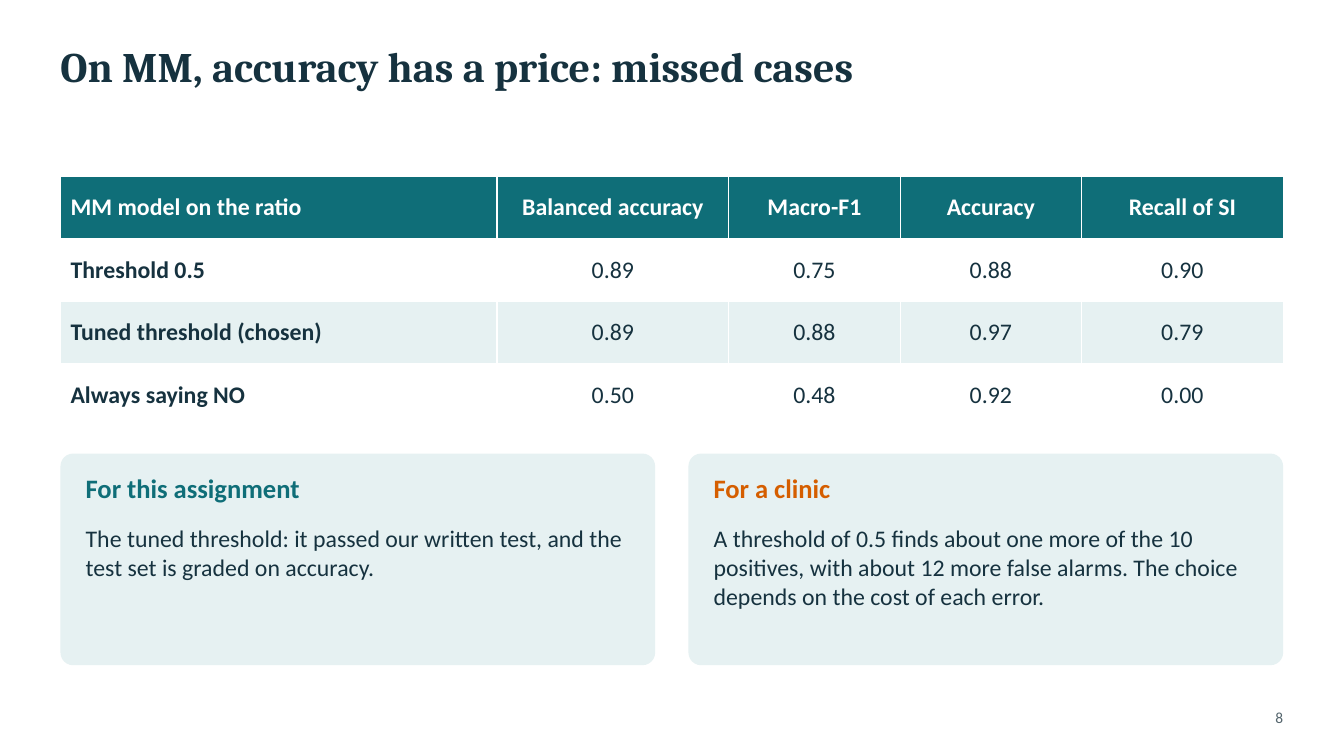
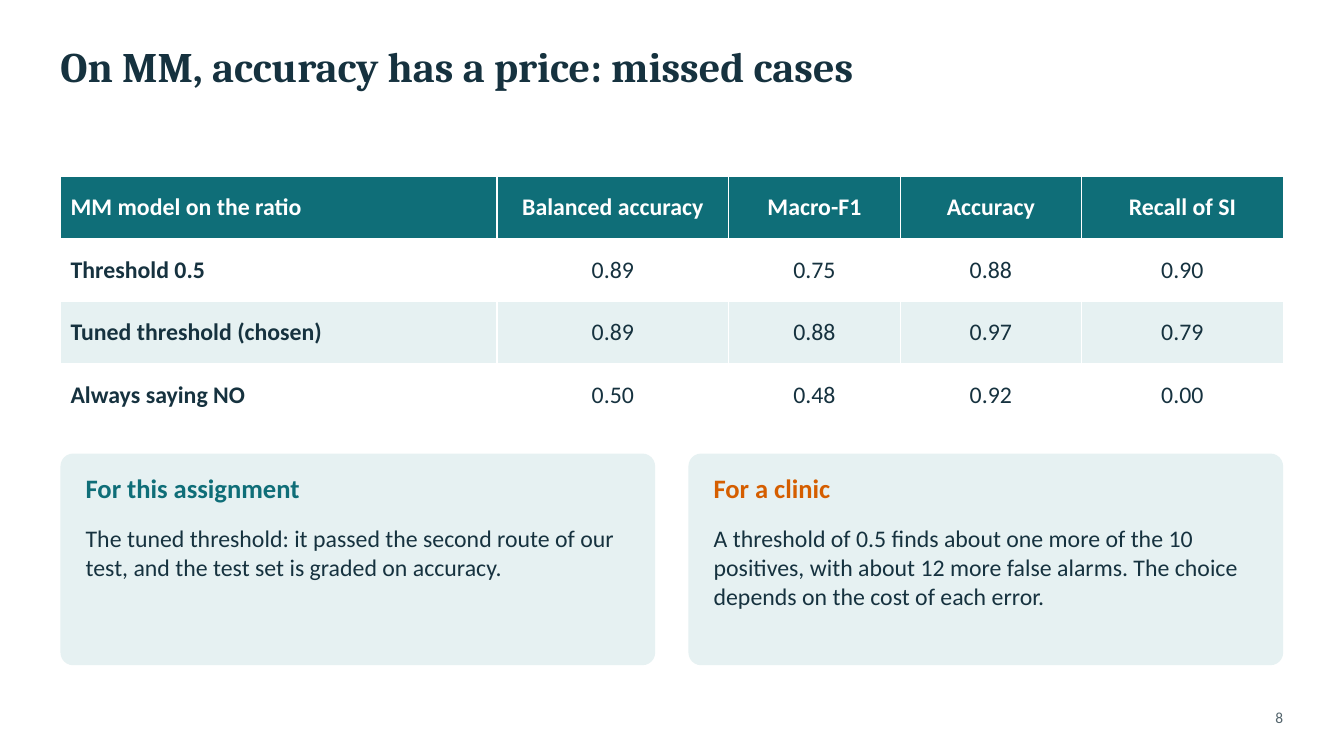
Before and after one commit to tomas20oriol-jpg/miopia-ml-project, a slide deck: slide 8 of slides/myopia_presentation.pptx. Drawn at 1344x756 pixels with LibreOffice and Linux fonts; fonts in the diff are those of the drawing. Boxes give left, top, right and bottom in pixels: in the first picture for what was removed or moved away, otherwise in the second. Text is boxed around its words. In the diff, an @@ line names an element or a change of style, - is before the commit and + after.

```diff
--- a/slides/myopia_presentation.pptx
+++ b/slides/myopia_presentation.pptx
@@ text at (x1=86, y1=530, x2=613, y2=580): text changed @@
-The tuned threshold: it passed our written test, and the test set is graded on accuracy.
+The tuned threshold: it passed the second route of our test, and the test set is graded on accuracy.
```
Also in this commit, not shown: 3 other slides changed, 2 other files.
